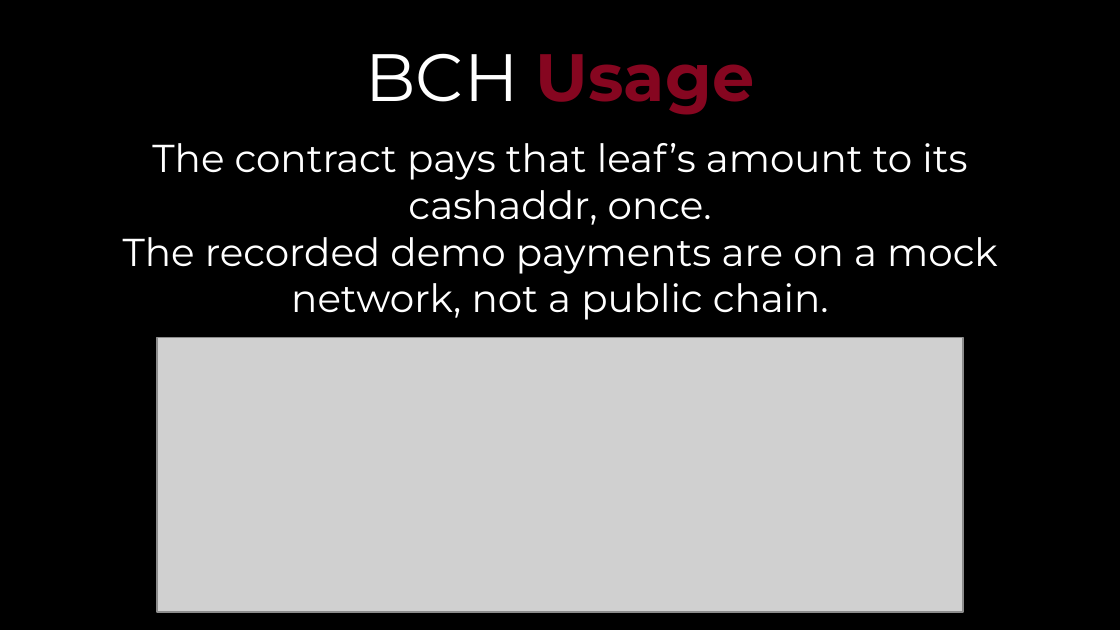
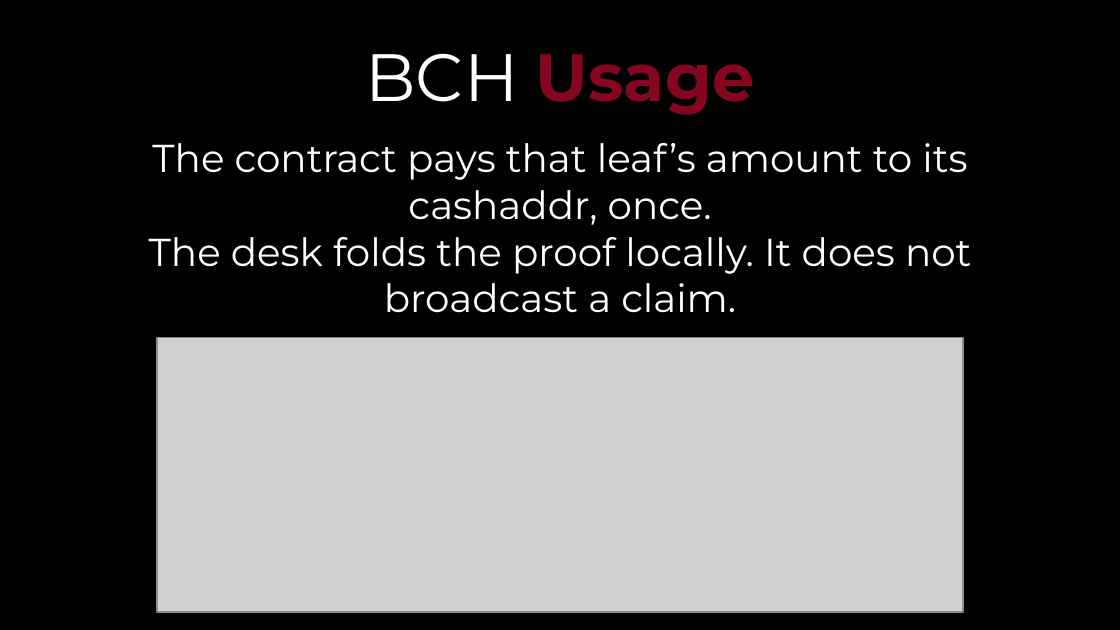
Before and after one commit to Utitofon-Udoekong/claimforge, a slide deck: slide 5 of BLAZE-2026-ClaimForge.pptx. Drawn at 1120x630 pixels with LibreOffice and Linux fonts; fonts in the diff are those of the drawing; grey boxes stand for pictures; background and template pictures are left out. Boxes give left, top, right and bottom in pixels: in the first picture for what was removed or moved away, otherwise in the second. Text is boxed around its words. In the diff, an @@ line names an element or a change of style, - is before the commit and + after.

Commit message:
feat: fold a Merkle proof in the desk and compile identity before deploy
A wallet can fill the cashaddr, the proof walks one hash at a time, and the Vercel build compiles @bchblaze/identity first.

```diff
--- a/BLAZE-2026-ClaimForge.pptx
+++ b/BLAZE-2026-ClaimForge.pptx
@@ text at bbox=[149, 237, 971, 313]: text changed @@
-The recorded demo payments are on a mock network, not a public chain.
+The desk folds the proof locally. It does not broadcast a claim.
```
Also in this commit, not shown: 2 slides added, 9 other files.
